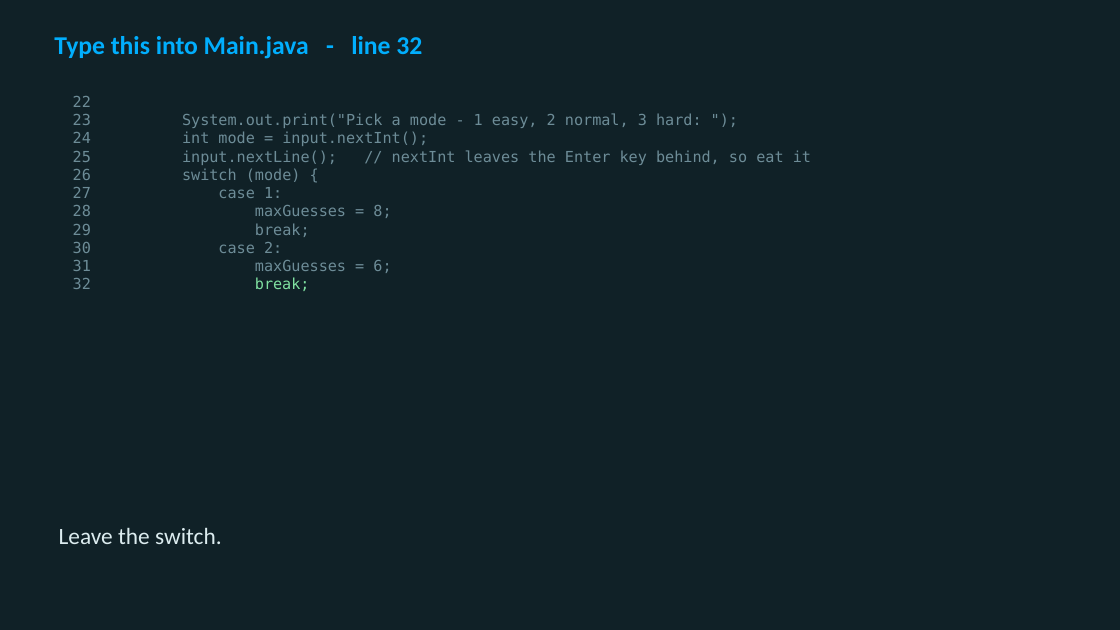
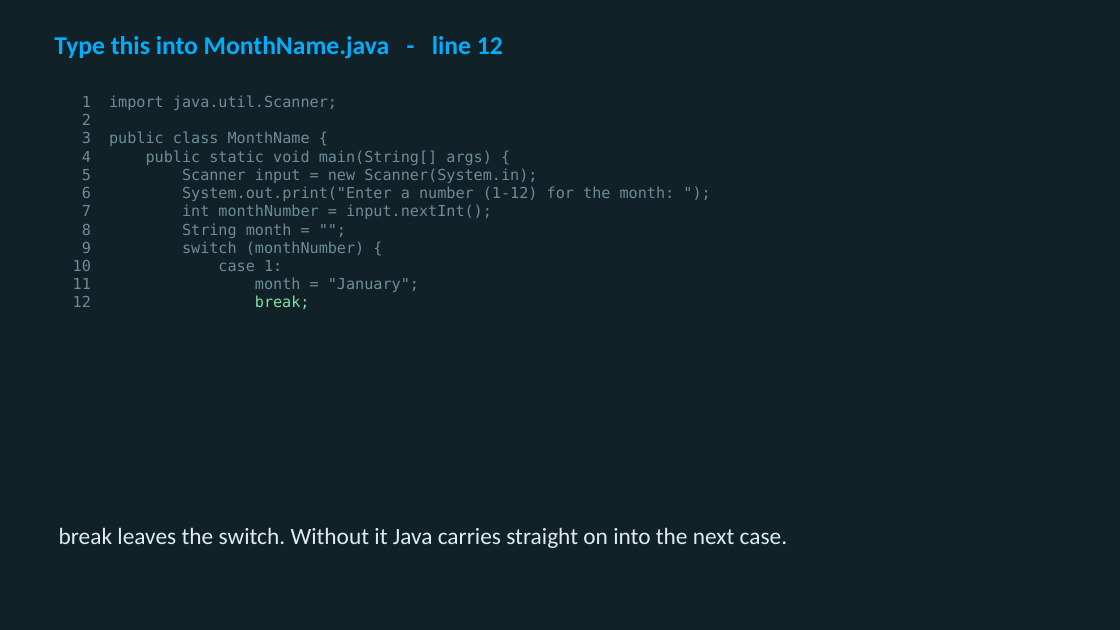
Before and after one commit to utgapps/utgapps.github.io, a slide deck: slide 50 of cs701/slides/week-04.pptx (slide 16 before the commit). Drawn at 1120x630 pixels with LibreOffice and Linux fonts; fonts in the diff are those of the drawing. Boxes give left, top, right and bottom in pixels: in the first picture for what was removed or moved away, otherwise in the second. Text is boxed around its words. In the diff, an @@ line names an element or a change of style, - is before the commit and + after.

```diff
--- a/cs701/slides/week-04.pptx
+++ b/cs701/slides/week-04.pptx
@@ text at (54,36,503,59): text changed @@
-Type this into Main.java - line 32
+Type this into MonthName.java - line 12
@@ text at (82,95,675,309): text changed @@
-22
-23 System.out.print("Pick a mode - 1 easy, 2 normal, 3 hard: ");
-24 int mode = input.nextInt();
-25 input.nextLine(); // nextInt leaves the Enter key behind, so eat it
-26 switch (mode) {
-27 case 1:
-28 maxGuesses = 8;
-29 break;
-30 case 2:
-31 maxGuesses = 6;
-32 break;
+1 import java.util.Scanner;
+2
+3 public class MonthName {
+4 public static void main(String[] args) {
+5 Scanner input = new Scanner(System.in);
+6 System.out.print("Enter a number (1-12) for the month: ");
+7 int monthNumber = input.nextInt();
+8 String month = "";
+9 switch (monthNumber) {
+10 case 1:
+11 month = "January";
+12 break;
@@ text at (59,527,788,548): text changed @@
-Leave the switch.
+break leaves the switch. Without it Java carries straight on into the next case.
```
Also in this commit, not shown: 28 other slides changed, 54 slides added, 9 slides removed, 59 other files.
